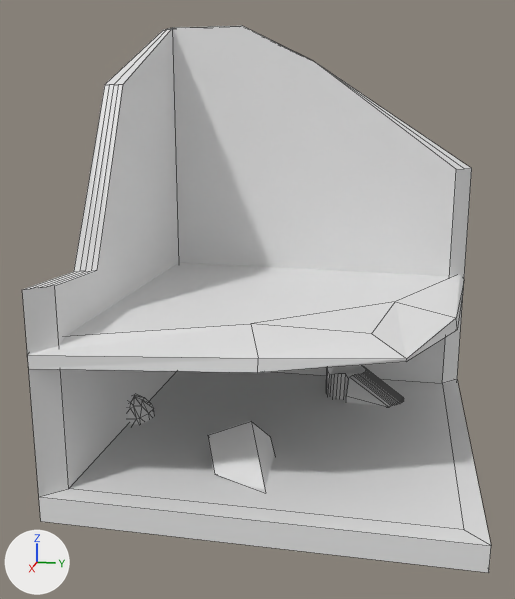
What one commit did to the Blender file Assets/Models/Doodles/.blend/Ruin01.blend.
The view is the same before and after, from a 50 mm camera at (29.8, 4.6, 13.4) aimed at (0.9, -1.2, 6.1). Every picture has the same lights, and +X, +Y and +Z are marked at lower left. Mesh edges are drawn as thin lines.

Before the edit, the objects in view are built like this:
```python
me_cube = bpy.data.meshes.new('Cube')
me_cube.from_pydata(...)  # 204 vertices, 187 faces; spans x -8.0..8.0, y -8.0..8.0, z 0.0..19.1
me_cube_002 = bpy.data.meshes.new('Cube.002')
me_cube_002.from_pydata(...)  # 17 vertices, 14 faces; spans x -8.0..8.0, y -8.0..8.0, z -1.0..0.0
ob_cube = bpy.data.objects.new('Cube', me_cube)
ob_cube.location = (0.0, 0.0, -1.0)
ob_cube_001 = bpy.data.objects.new('Cube.001', me_cube_002)
ob_cube_001.location = (0.0, 0.0, 6.0)
```
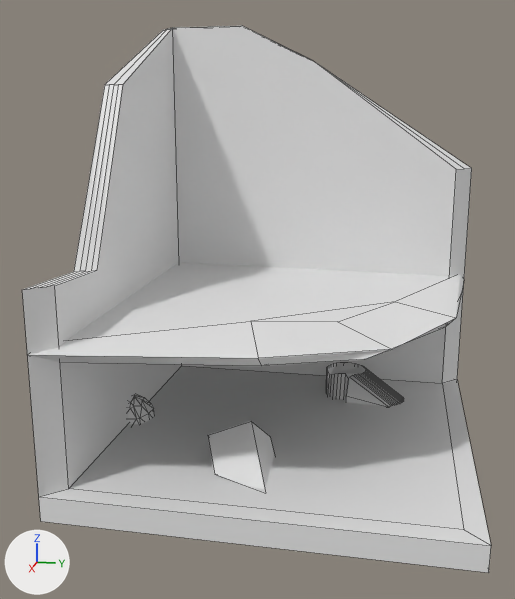
Changed parts and their boxes (x1, y1, x2, y2) in the pictures (515 x 599 px):
'Cube.001', reshaped: before (27, 263, 464, 373); after (30, 262, 464, 366)

Edits to the bpy script that builds the scene:
```text
Change me_cube_002:
    where me_cube_002.from_pydata(...)  # 17 vertices, 14 faces; spans x -8.0..8.0, y -8.0..8.0, z -1.0..0.0
    used by ob_cube_001; location = (0.0, 0.0, 6.0)
    me_cube_002 part 1
    me_cube_002.vertices[4].co: (8.0, -8.0, -1.0) -> (7.3, -8.0, -1.0)  # pixel (28, 368) -> not seen
    me_cube_002.vertices[5].co: (7.0, -8.0, -0.2) -> (7.0, -8.0, -0.4)
    me_cube_002.vertices[6].co: (4.6, 5.0, -1.0) -> (4.6, 3.6, -1.0)  # pixel (406, 361) -> pixel (364, 359)
    me_cube_002.vertices[7].co: (3.6, 3.7, -0.3) -> (2.2, 2.3, -0.3)  # pixel (371, 333) -> pixel (337, 321)
    me_cube_002.vertices[10].co: (5.0, 5.0, -0.8) -> (4.0, 4.5, -0.8)  # pixel (406, 358) -> pixel (392, 349)
    me_cube_002.vertices[11].co: (0.0, 7.2, -1.0) -> (-0.4, 6.7, -1.0)  # pixel (457, 329) -> pixel (445, 326)
    me_cube_002.vertices[12].co: (3.6, -0.9, -0.2) -> (3.6, -0.9, -0.1)  # pixel (250, 323) -> pixel (250, 321)
    me_cube_002.vertices[14].co: (6.8, 0.0, -1.0) -> (6.1, 0.0, -1.0)  # pixel (257, 372) -> pixel (261, 365)
```
